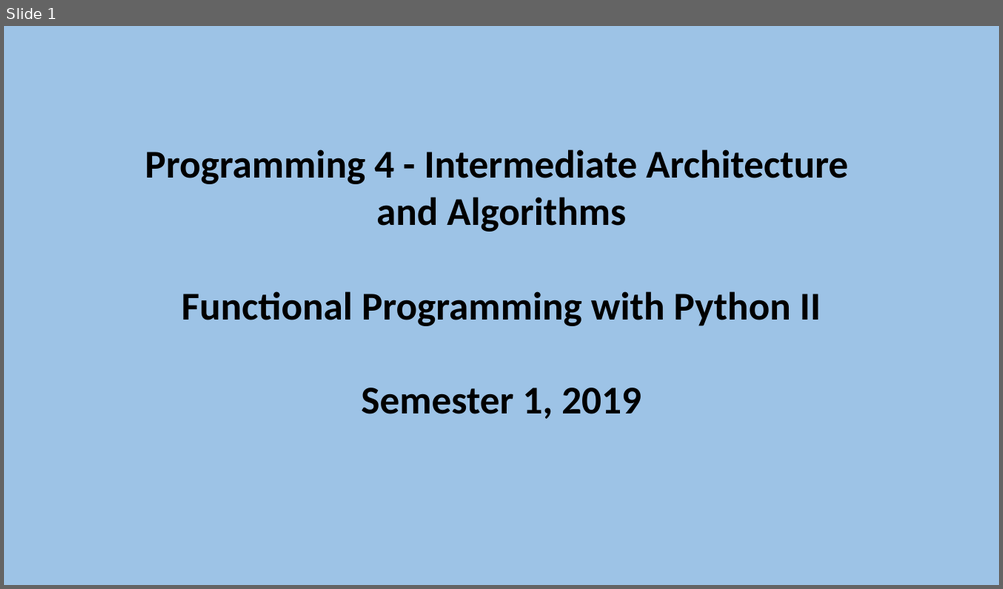
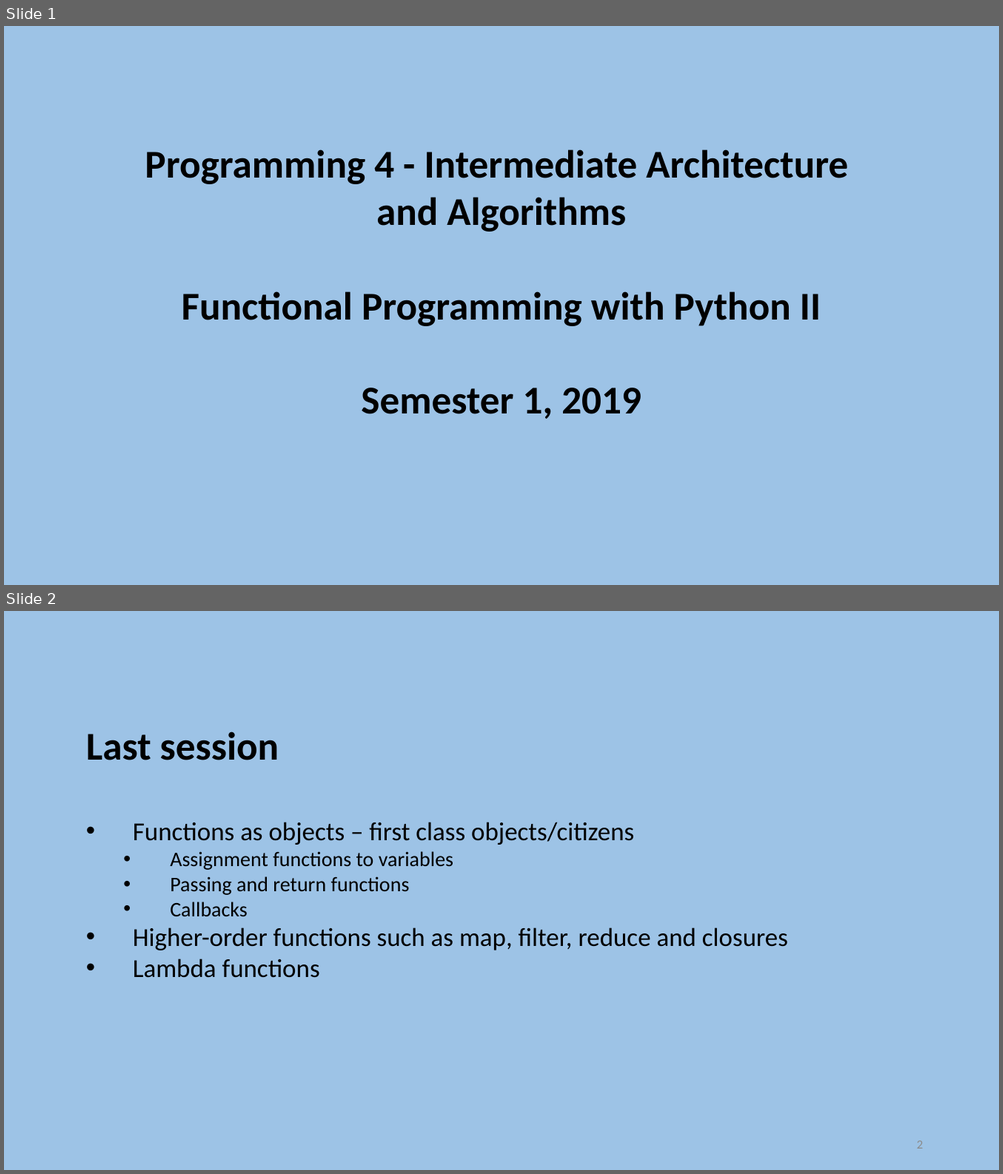
Before and after one commit to szetko/course-materials, a slide deck: Programming 4/Week 12/S2. Functional Programming with Python II.pptx. Shown one above the other, each under a label of ours: slide 1 before the commit, slides 1 and 2 after it. The pictures are 1003x589 and 1003x1174 pixels, drawn with LibreOffice and Linux fonts; fonts in the diff are those of the drawing. Boxes give left, top, right and bottom in pixels: in the first picture for what was removed or moved away, otherwise in the second. Text is boxed around its words. In the diff, an @@ line names an element or a change of style, - is before the commit and + after.

```diff
--- a/Programming 4/Week 12/S2. Functional Programming with Python II.pptx
+++ b/Programming 4/Week 12/S2. Functional Programming with Python II.pptx
@@ slide 2 added at (4, 611, 999, 1170), background #9DC3E6 @@
@@ text added at (86, 732, 788, 978), 25 pt, text #000000 @@
+Last session
+    • Functions as objects – first class objects/citizens
+      • Assignment functions to variables
+      • Passing and return functions
+      • Callbacks
+    • Higher-order functions such as map, filter, reduce and closures
+    • Lambda functions
@@ page number added at (916, 1141, 922, 1149), 12 pt, text #8C8C8C @@
+2
```
Also in this commit, not shown: 23 other slides added, 1 other file.
